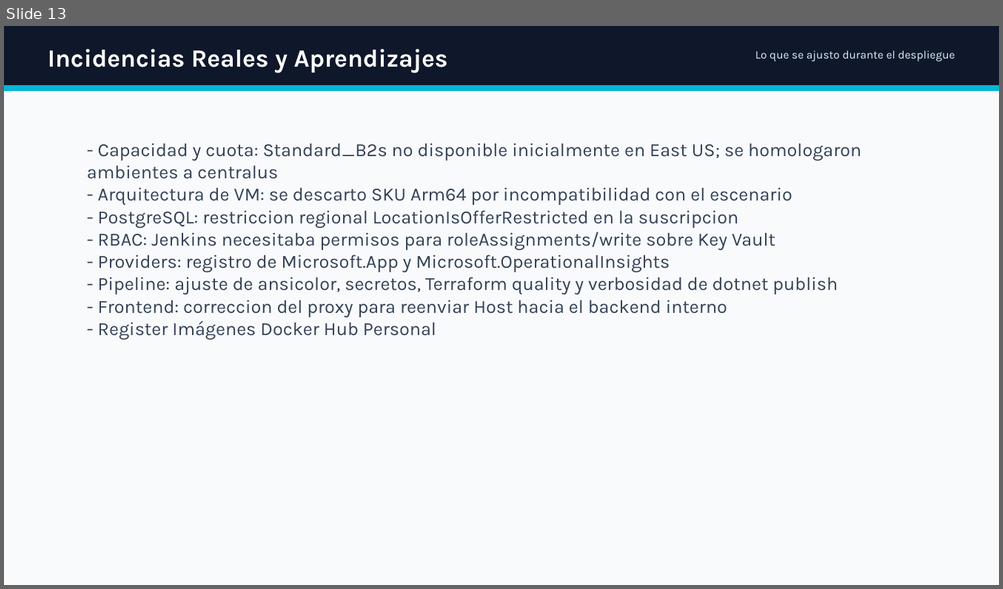
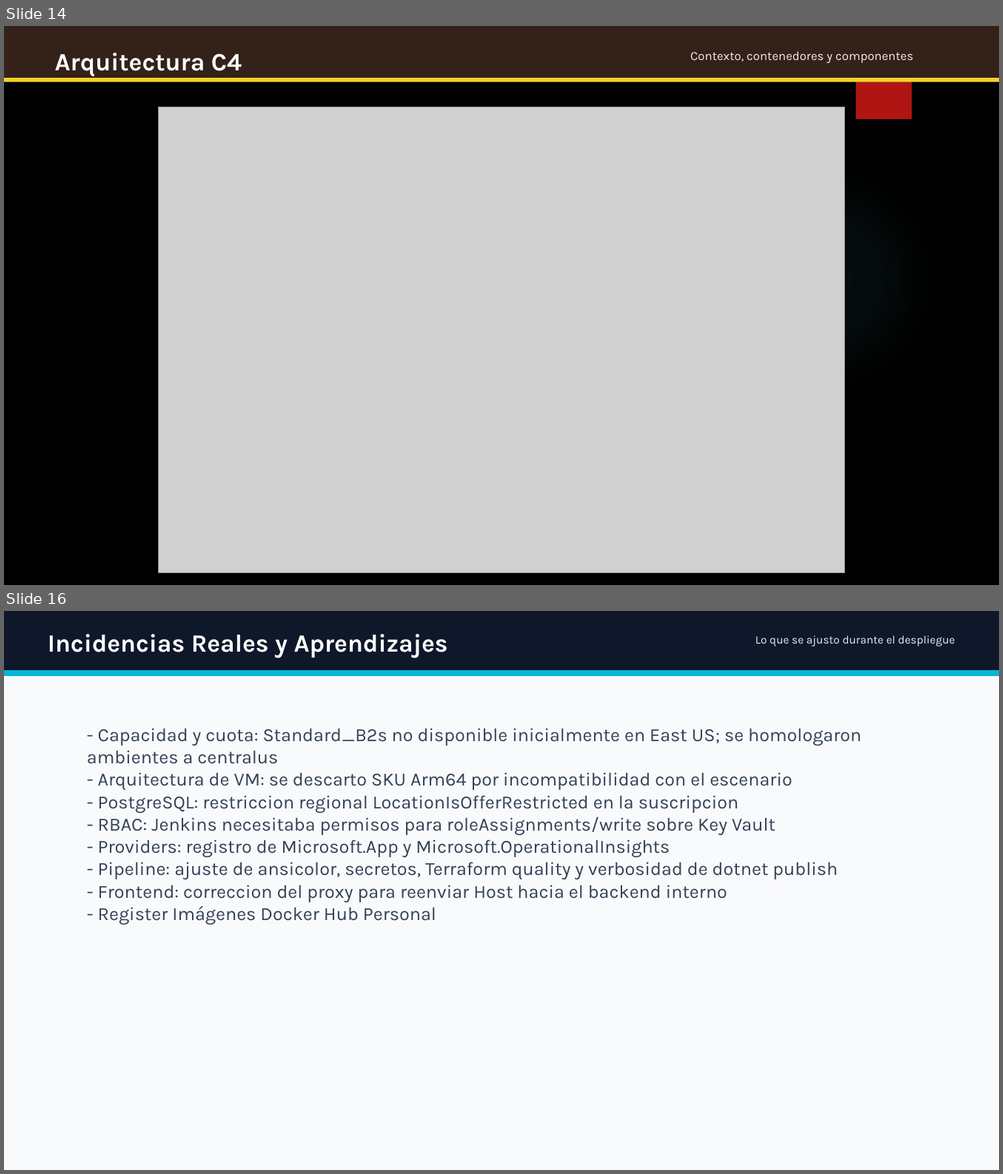
Before and after one commit to ti-devops-diplomado/ti-garantias, a slide deck: docs/Presentacion_Ti_Garantias_DevOps_final_con_gestion_trabajo_github.pptx. Shown one above the other, each under a label of ours: slide 13 before the commit, slides 14 and 16 after it; the slides between them are not shown. The pictures are 1003x589 and 1003x1174 pixels, drawn with LibreOffice and Linux fonts; fonts in the diff are those of the drawing; grey boxes stand for pictures; background and template pictures are left out. Boxes give left, top, right and bottom in pixels: in the first picture for what was removed or moved away, otherwise in the second. Text is boxed around its words. In the diff, an @@ line names an element or a change of style, - is before the commit and + after.

```diff
--- a/docs/Presentacion_Ti_Garantias_DevOps_final_con_gestion_trabajo_github.pptx
+++ b/docs/Presentacion_Ti_Garantias_DevOps_final_con_gestion_trabajo_github.pptx
@@ slide 14 added at <box>4,26,999,585</box>, background picture (left out); not listed: 1 template element that a slide beside it also shows @@
@@ rectangle added at <box>4,26,999,78</box>, fill #33211A @@
@@ text added at <box>55,53,242,76</box>, 24 pt, text #FFFFFF, bold @@
+Arquitectura C4
@@ text added at <box>690,51,913,63</box>, 12 pt, text #F7EEE7 @@
+Contexto, contenedores y componentes
@@ rectangle added at <box>4,78,999,82</box>, fill #F2D329 @@
@@ picture added at <box>159,107,844,573</box> @@
@@ ellipse added at <box>706,163,936,392</box>, fill gradient #50B9C1 @@
@@ what was slide 13 is now slide 16 @@
```
Also in this commit, not shown: 3 slides changed, 8 other slides added, 6 slides removed, 5 other files.
